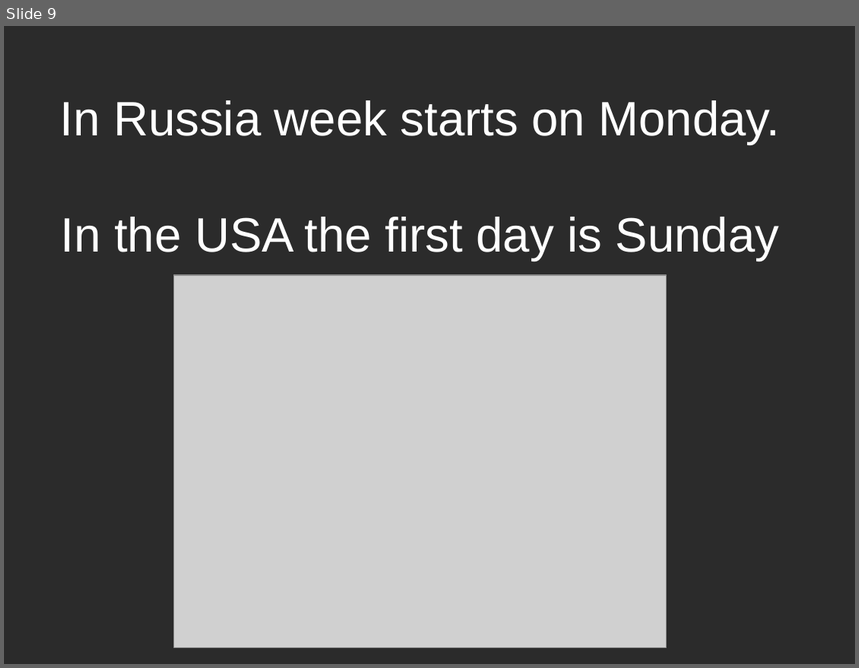
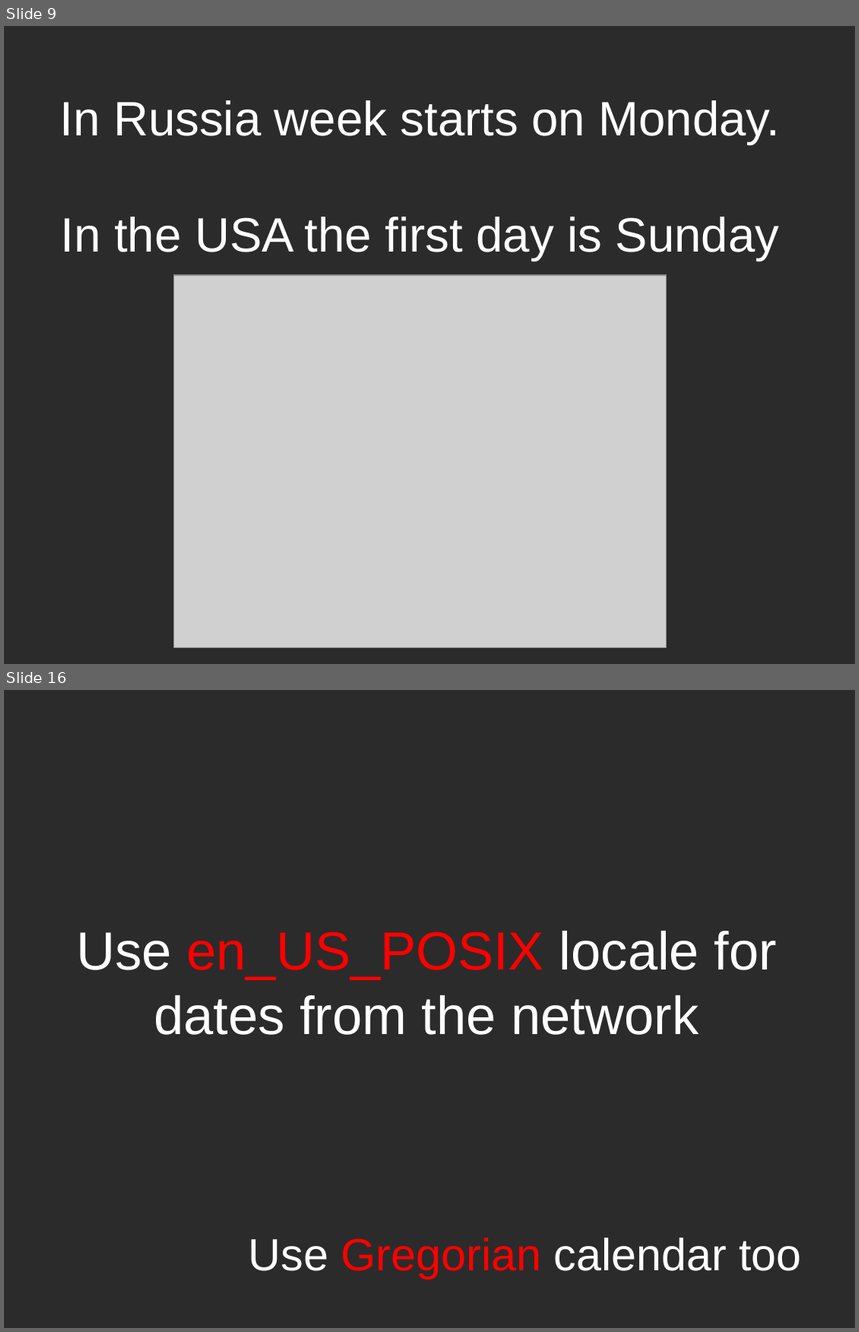
Before and after one commit to dodikk/ESLocale, a slide deck: article/slides/CalendarSqlite.odp. Shown one above the other, each under a label of ours: slide 9 before the commit, slides 9 and 16 after it; the slides between them are not shown. The pictures are 859x668 and 859x1332 pixels, drawn with LibreOffice and Linux fonts; fonts in the diff are those of the drawing; grey boxes stand for pictures; background and template pictures are left out; a plain dark background stands for a picture behind light text. Boxes give left, top, right and bottom in pixels: in the first picture for what was removed or moved away, otherwise in the second. Text is boxed around its words. In the diff, an @@ line names an element or a change of style, - is before the commit and + after.

```diff
--- a/article/slides/CalendarSqlite.odp
+++ b/article/slides/CalendarSqlite.odp
@@ slide 16 added at <box>4,690,855,1328</box>, background picture (left out) @@
@@ text added at <box>76,931,777,1035</box>, 50 pt, text #FFFFFF @@
+Use en_US_POSIX locale for dates from the network
@@ text added at <box>249,1238,802,1278</box>, 42 pt, text #FFFFFF @@
+Use Gregorian calendar too
```
Also in this commit, not shown: 1 slide changed, 9 other slides added, 1 other file.
